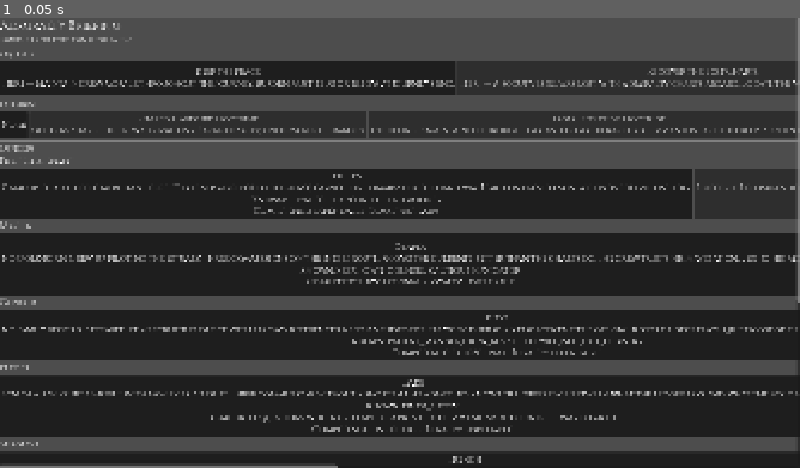
Above: before the commit, frame 1.
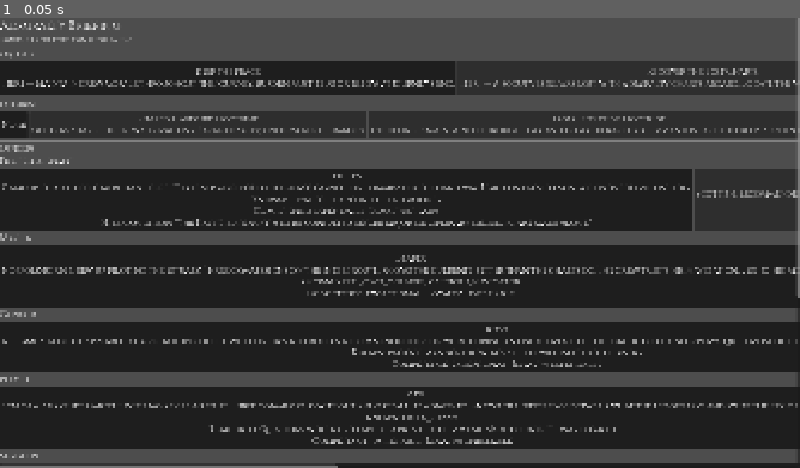
Above: after the commit, the same moment.

Repository: mcgrj/deadreckoning
Game: Godot game, scene res://src/ui/PreparationScene.tscn
The game is run twice, just before and just after one commit, with the same random seed, the same clock (stepped at 60 frames per second) and the same inputs.
Inputs:
- Up to frame 1 (0.05 s): no input

The runs differ from the first frame. In frame 1, 26% of the frame differs, in the area x 0-100%, y 36-99%.

Commit message:
feat: show officer hire promise requirement in PreparationScene officer cards

Diff:
--- a/game/src/ui/PreparationScene.gd
+++ b/game/src/ui/PreparationScene.gd
@@ -403,6 +403,8 @@
 		lines.append("%d run(s) survived" % def.runs_survived)
 		if not def.notable_events.is_empty():
 			lines.append("History: " + ", ".join(def.notable_events.slice(0, 3)))
+	if def.pre_voyage_promise_id != "":
+		lines.append("Hire condition: \"%s\"" % def.pre_voyage_promise_text)
 	return "\n".join(lines)
 
 
